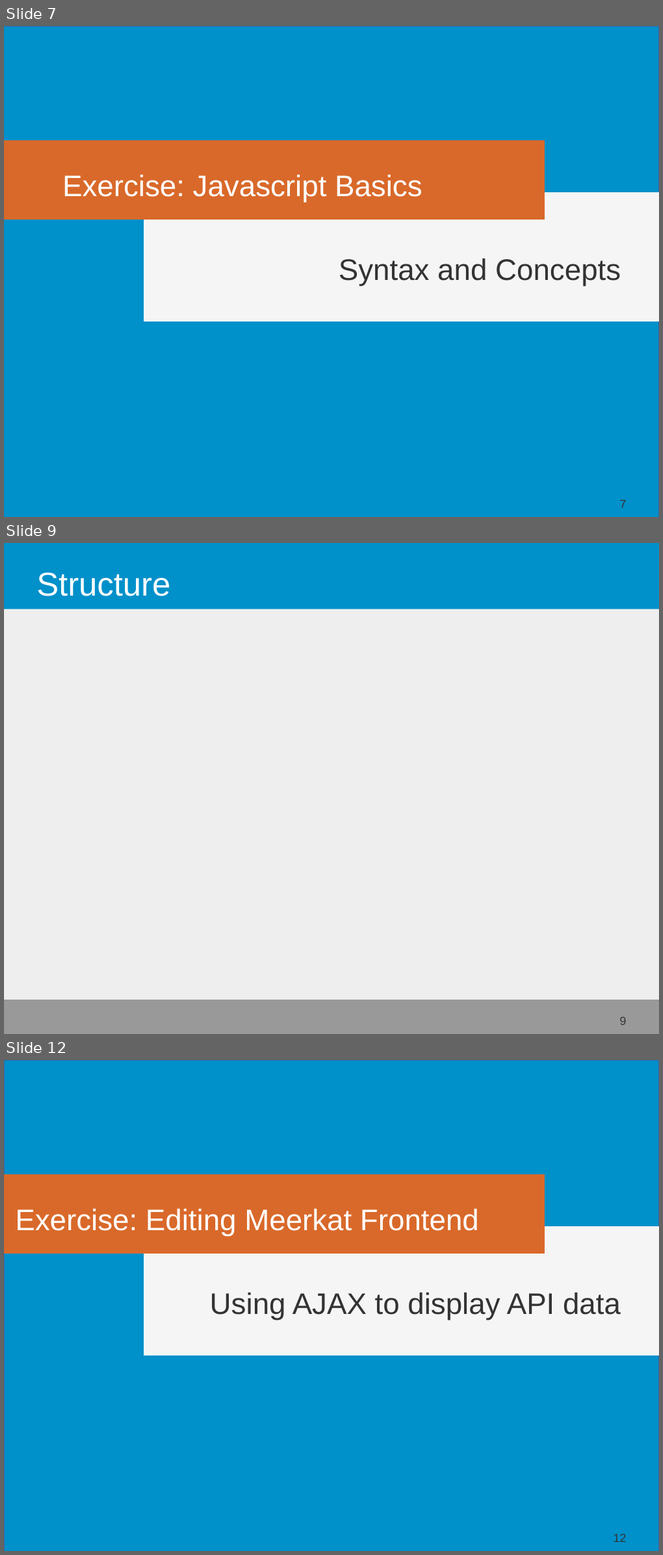
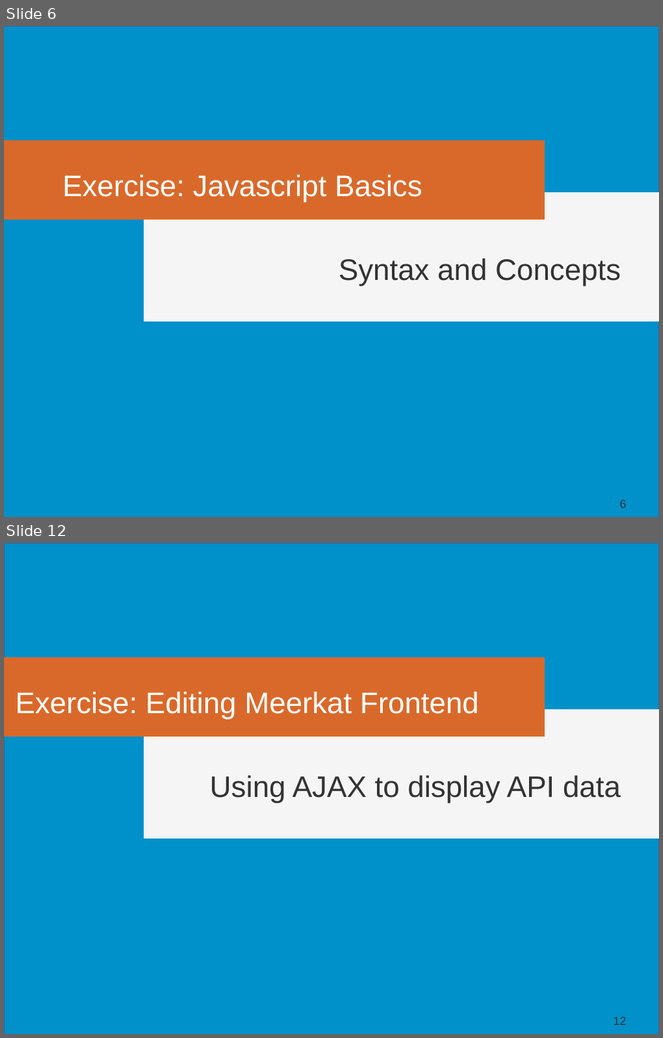
Before and after one commit to fjelltopp/training, a slide deck: javascript/javascript.odp. Shown one above the other, each under a label of ours: slides 7, 9 and 12 before the commit, slides 6 and 12 after it; the slides between them are not shown. The pictures are 663x1555 and 663x1038 pixels, drawn with LibreOffice and Linux fonts; fonts in the diff are those of the drawing. Boxes give left, top, right and bottom in pixels: in the first picture for what was removed or moved away, otherwise in the second. Text is boxed around its words. In the diff, an @@ line names an element or a change of style, - is before the commit and + after.

```diff
--- a/javascript/javascript.odp
+++ b/javascript/javascript.odp
@@ slide 9 removed at bbox=[4, 543, 659, 1034], background #FFFFFF; not listed: 2 template elements that a slide beside it also shows @@
@@ rectangle removed at bbox=[4, 543, 659, 1034] @@
@@ title removed at bbox=[36, 572, 170, 596] @@
-Structure
@@ page number removed at bbox=[620, 1017, 627, 1025] @@
-9
@@ what was slide 7 is now slide 6 @@
@@ page number at bbox=[620, 500, 627, 508]: text changed @@
-7
+6
```
Also in this commit, not shown: 5 slides changed, 3 slides added, 2 other slides removed.
